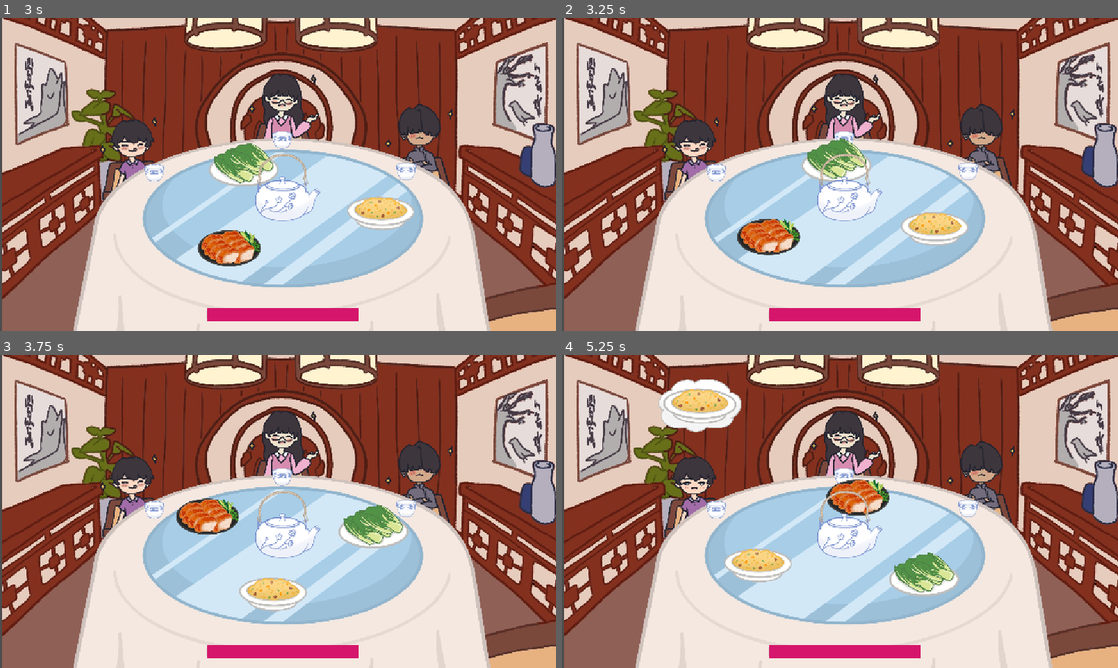
Above: before the commit, frames 1-4 (two rows, left to right).
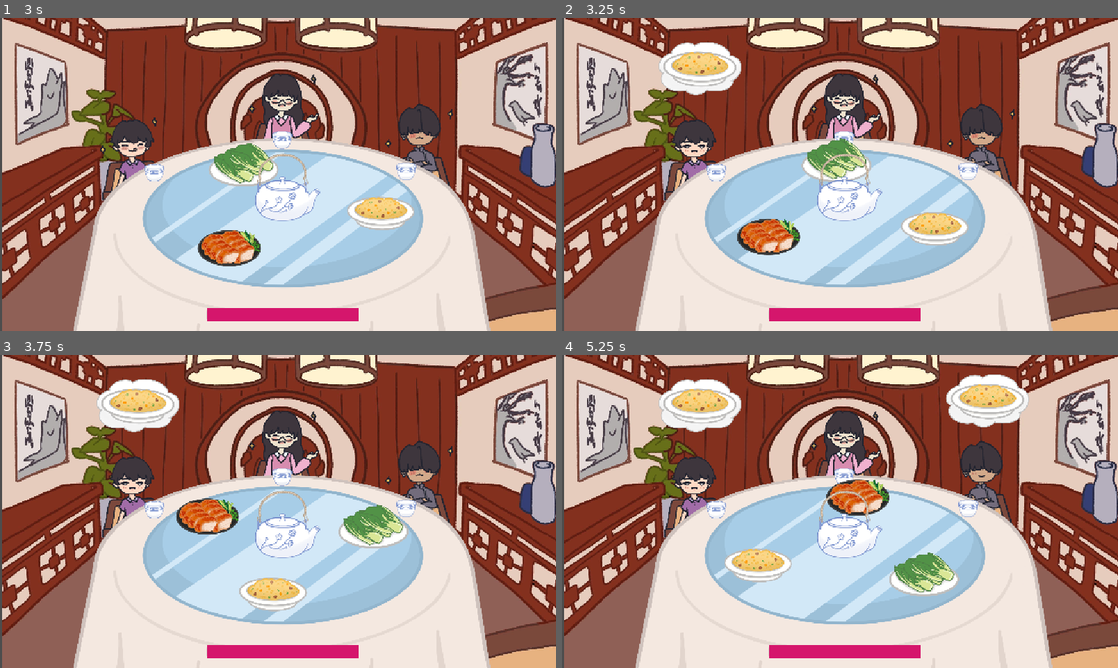
Above: after the commit, the same moments.

Repository: game-dev-besties/lupe_game
Game: Godot game, scene res://scenes/cutscene.tscn
Two runs of this game, one before a commit and one after it. Both use one fixed random seed, a clock stepped at 60 frames per second and the inputs below.
Inputs (mouse positions are in pixels of both pictures, inside the frame that each line leads up to):
- Up to frame 1 (3 s): click "SKIP" at 0.5 s; tap Enter (ui_accept) at 1.25, 2, 2.75 s; drag from (283, 196) to (233, 249) at 1.27 s; drag from (378, 208) to (233, 249) at 2.02 s; hold Right (ui_right) from 2.78 s (still down); click (233, 249) at 2.92 s
- Up to frame 2 (3.25 s): keep holding Right (ui_right)
- Up to frame 3 (3.75 s): release Right (ui_right) at 3.5 s; drag from (328, 502) to (189, 545) at 3.52 s
- Up to frame 4 (5.25 s): move the mouse to (1006, 558) at 4.27 s; hold Left (ui_left) 4.28-5 s; tap Enter (ui_accept) at 4.52 s; drag from (673, 464) to (890, 502) at 5.02 s

Frame 1 is identical in both runs. In frame 2, 2.1% of the frame differs, in the area x 17-33%, y 7-59%; in frame 3, 2.1%; in frame 4, 2.0%.

Commit message:
feat: hunger-timer

Diff:
--- a/scripts/1LevelManager.gd
+++ b/scripts/1LevelManager.gd
@@ -16,7 +16,7 @@
 			{"name": "mother1", "desire": "rice", "timer": 1.5, "sound": preload("res://assets/sfx/girlhum.mp3")},
 			{"name": "father1", "desire": "rice", "timer": 1, "sound": preload("res://assets/sfx/girlhum.mp3")},
 		],
-		"hunger_timer": 10.0,
+		"hunger_timer": 2.0,
 		"cutscene_path": "res://scenes/cutscene_level_1.tscn",
 	},
 	# --- LEVEL 2 ---
@@ -36,7 +36,7 @@
 			{"name": "aunt1", "desire": "rice", "timer": 1.5, "sound": preload("res://assets/sfx/malegrunt.mp3")},
 			{"name": "uncle1", "desire": "rice", "timer": 1.5, "sound": preload("res://assets/sfx/malegrunt.mp3")},
 		],
-		"hunger_timer": 30.0,
+		"hunger_timer": 5.0,
 		"cutscene_path": "res://scenes/cutscene.tscn",
 	},
 	# --- LEVEL 3 ---
@@ -57,7 +57,7 @@
 			{"name": "uncle2", "desire": "rice", "timer": 1.5, "sound": preload("res://assets/sfx/malegrunt.mp3")},
 			{"name": "bwife1", "desire": "rice", "timer": 1.5, "sound": preload("res://assets/sfx/malegrunt.mp3")},
 		],
-		"hunger_timer": 30.0,
+		"hunger_timer": 5.0,
 		"cutscene_path": "res://scenes/cutscene.tscn",
 	},
 	# --- LEVEL 4 ---
@@ -78,7 +78,7 @@
 			{"name": "aunt2", "desire": "rice", "timer": 1.5, "sound": preload("res://assets/sfx/malegrunt.mp3")},
 			{"name": "husband", "desire": "rice", "timer": 1.5, "sound": preload("res://assets/sfx/malegrunt.mp3")},
 		],
-		"hunger_timer": 30.0,
+		"hunger_timer": 5.0,
 		"cutscene_path": "res://scenes/cutscene.tscn",
 	},
 	# --- todo: add more levels here ---
--- a/scripts/npc.gd
+++ b/scripts/npc.gd
@@ -7,7 +7,7 @@
 
 const MAX_SATIATION = 40
 const GET_HUNGRY_PROBABILITY = 0.2
-const TIME_BETWEEN_HUNGRY_CHECKS_SECONDS = 3.0
+var TIME_BETWEEN_HUNGRY_CHECKS_SECONDS = 3.0
 const TIME_BETWEEN_HEALTH_DAMAGE_SECONDS = 5.0
 var satiation: float = MAX_SATIATION
 var check_hungry_timer: float = TIME_BETWEEN_HUNGRY_CHECKS_SECONDS
@@ -35,6 +35,9 @@
 	self.desired_item_name = ""
 	self.current_state = "happy"
 	self.consumption_timer = data.get("timer", 1.0)
+	if data.has("hunger_timer"):
+		TIME_BETWEEN_HUNGRY_CHECKS_SECONDS = data.get("hunger_timer", 3.0)
+		check_hungry_timer = TIME_BETWEEN_HUNGRY_CHECKS_SECONDS
 	happy_animation = self.name + "_happy"
 	neutral_animation = self.name + "_neutral"
 	unhappy_animation = self.name + "_unhappy"
--- a/scripts/spinningthing.gd
+++ b/scripts/spinningthing.gd
@@ -84,11 +84,15 @@
 	var npc_spawn_points = $NpcSpawnPoints.get_children()
 	var teacup_spawn_points = $TeacupSpawnPoints.get_children()
 	var total_npcs = npc_desires.size()
+	var current_level_data: Dictionary = LevelManager.get_current_level_data()
 	for i in range(min(total_npcs, npc_spawn_points.size(), teacup_spawn_points.size())):
 		var npc_instance = npc_scene.instantiate()
 		var teacup_instance = teacup_scene.instantiate()
 		var npc_marker = npc_spawn_points[i]
-		npc_instance.init(npc_desires[i])
+		var npc_data = npc_desires[i].duplicate()
+		if current_level_data.has("hunger_timer"):
+			npc_data["hunger_timer"] = current_level_data["hunger_timer"]
+		npc_instance.init(npc_data)
 		npc_instance.placement_angle = npc_marker.position.angle()
 		npc_instance.position = npc_marker.position
 
